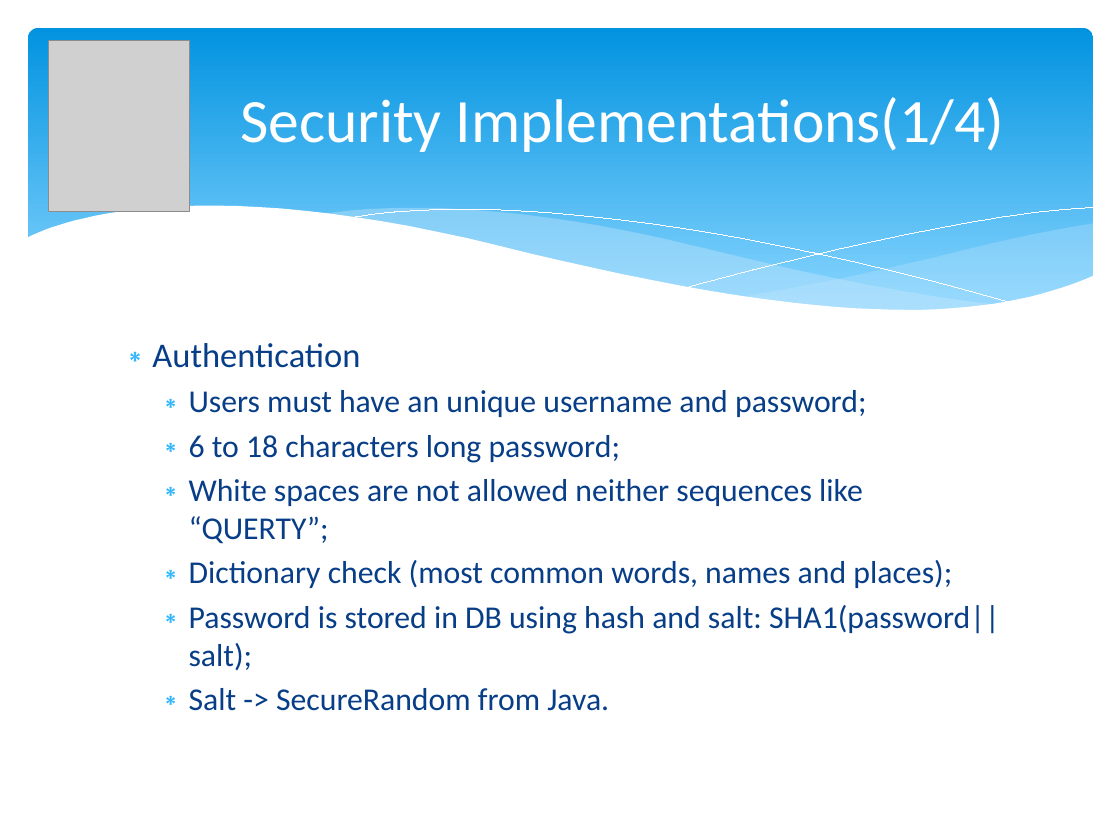
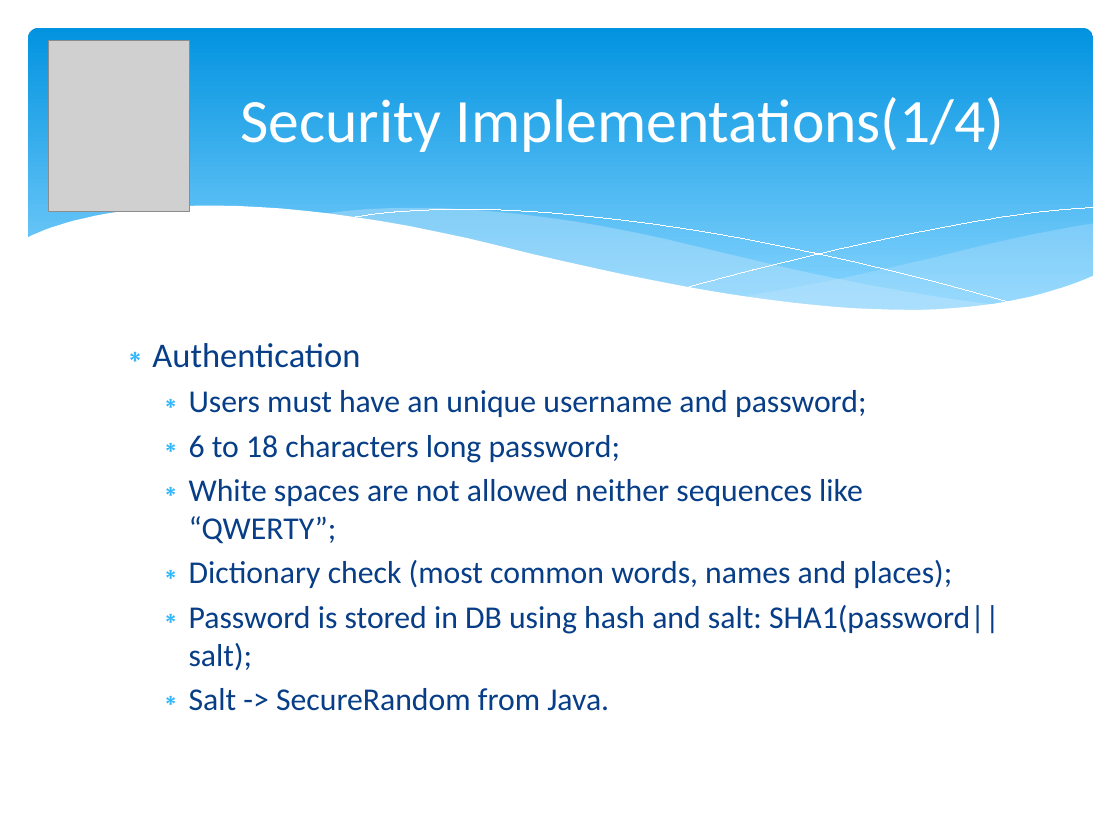
Before and after one commit to AfonsoFGarcia/med-db, a slide deck: slide 4 of Apresentacao/SIRS-A-28.pptx. Drawn at 1120x840 pixels with LibreOffice and Linux fonts; fonts in the diff are those of the drawing; grey boxes stand for pictures. Boxes give left, top, right and bottom in pixels: in the first picture for what was removed or moved away, otherwise in the second. Text is boxed around its words. In the diff, an @@ line names an element or a change of style, - is before the commit and + after.

Commit message:
Apresentação UPDATE 2

```diff
--- a/Apresentacao/SIRS-A-28.pptx
+++ b/Apresentacao/SIRS-A-28.pptx
@@ text at (189, 479, 863, 544): text changed @@
-  ∗ White spaces are not allowed neither sequences like “QUERTY”;
+  ∗ White spaces are not allowed neither sequences like “QWERTY”;
```
